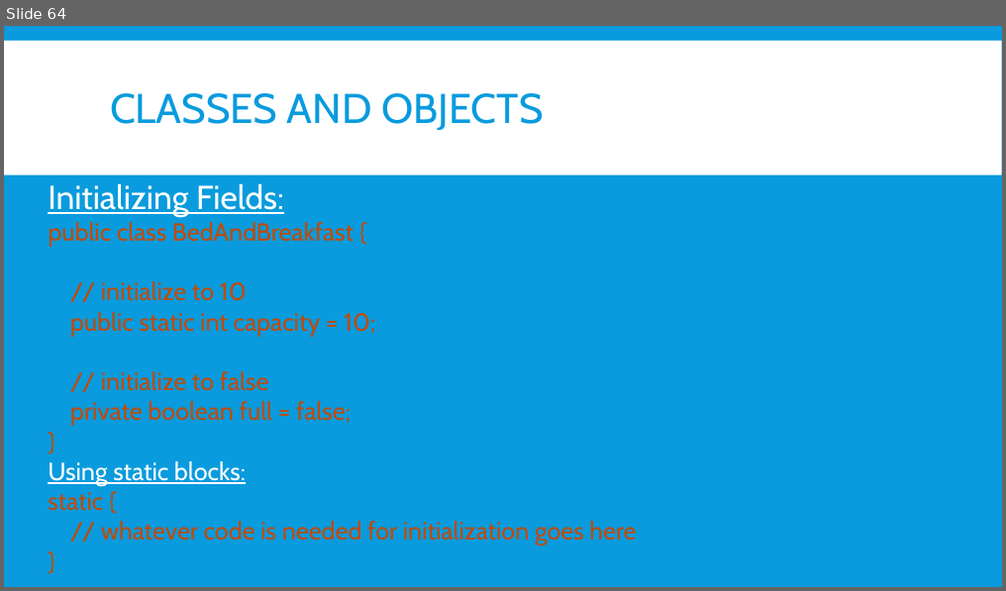
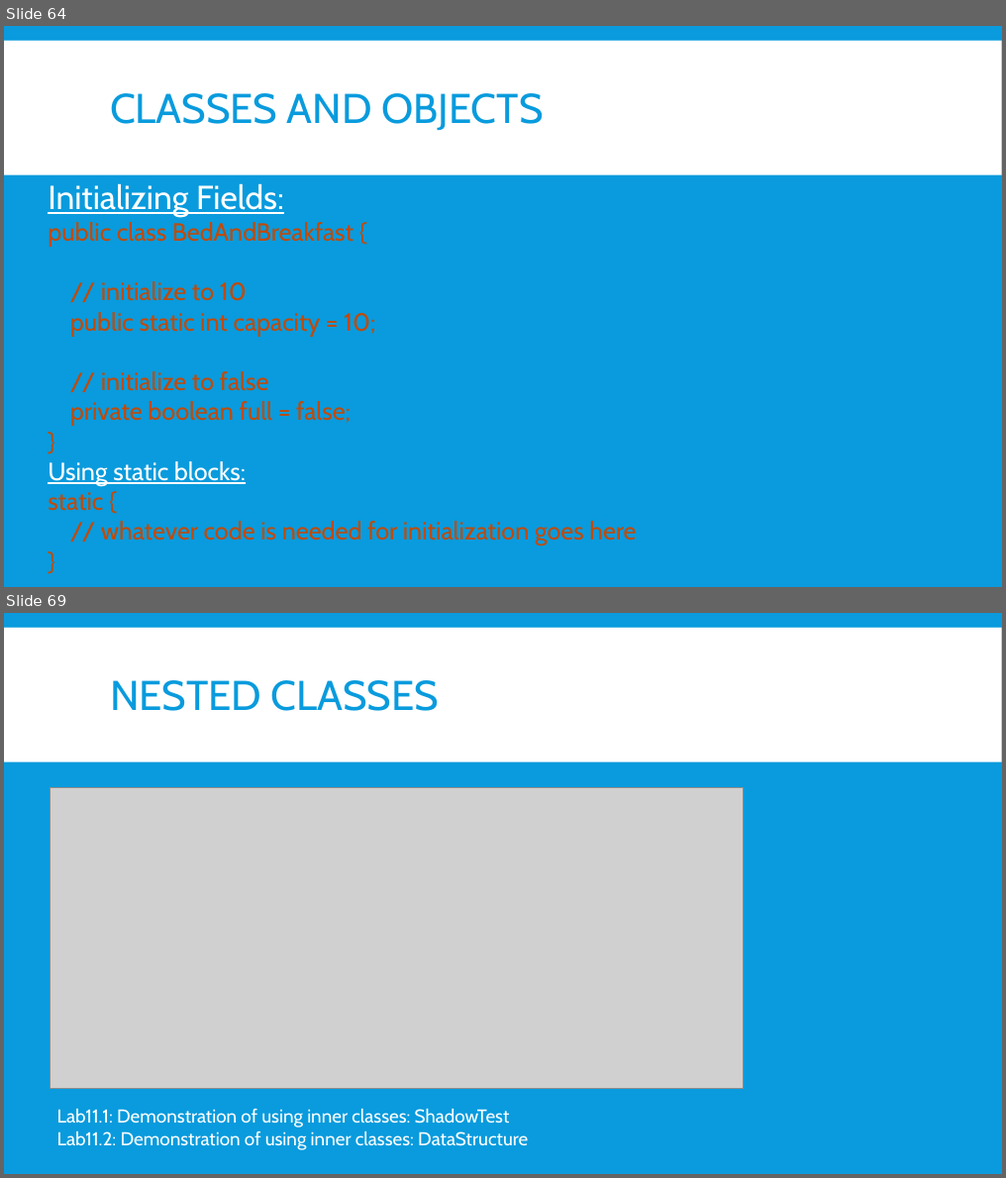
Before and after one commit to nmsgit1234/TechnicalDocs, a slide deck: training/core_java/core_java.pptx. Shown one above the other, each under a label of ours: slide 64 before the commit, slides 64 and 69 after it; the slides between them are not shown. The pictures are 1006x591 and 1006x1178 pixels, drawn with LibreOffice and Linux fonts; fonts in the diff are those of the drawing; grey boxes stand for pictures. Boxes give left, top, right and bottom in pixels: in the first picture for what was removed or moved away, otherwise in the second. Text is boxed around its words. In the diff, an @@ line names an element or a change of style, - is before the commit and + after.

```diff
--- a/training/core_java/core_java.pptx
+++ b/training/core_java/core_java.pptx
@@ slide 69 added at (4,613,1002,1174), background #099BDD; not listed: 1 template element that a slide beside it also shows @@
@@ title added at (110,680,439,711), 40 pt, text #099BDD @@
+NESTED CLASSES
@@ picture added at (50,787,743,1088) @@
@@ text added at (57,1108,528,1151), 18 pt, text #FFFFFF @@
+Lab11.1: Demonstration of using inner classes: ShadowTest
+Lab11.2: Demonstration of using inner classes: DataStructure
+:
```
Also in this commit, not shown: 2 slides changed, 16 other slides added, 9 other files.
